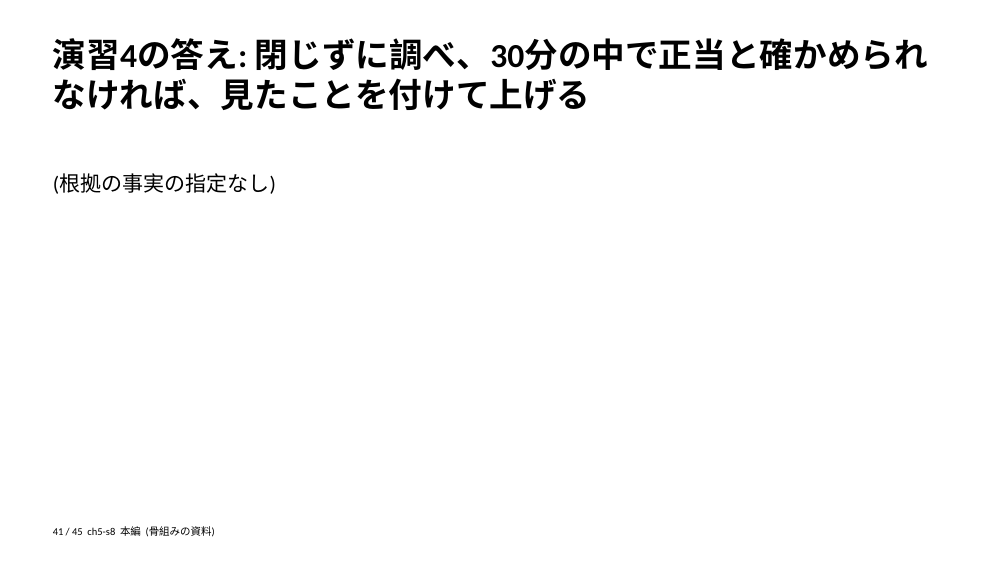
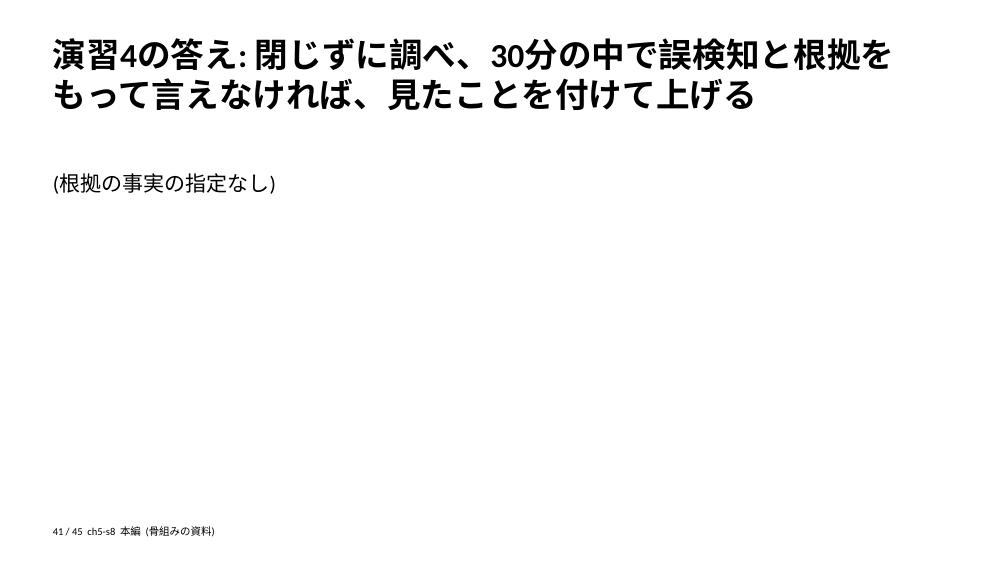
Before and after one commit to zyuuryuu/PPTX-Planner, a slide deck: slide 41 of trial/deck/preview/skeleton.pptx. Drawn at 1008x567 pixels with LibreOffice and Linux fonts; fonts in the diff are those of the drawing. Boxes give left, top, right and bottom in pixels: in the first picture for what was removed or moved away, otherwise in the second. Text is boxed around its words. In the diff, an @@ line names an element or a change of style, - is before the commit and + after.

```diff
--- a/trial/deck/preview/skeleton.pptx
+++ b/trial/deck/preview/skeleton.pptx
@@ text at (53, 38, 894, 110): text changed @@
-演習4の答え: 閉じずに調べ、30分の中で正当と確かめられなければ、見たことを付けて上げる
+演習4の答え: 閉じずに調べ、30分の中で誤検知と根拠をもって言えなければ、見たことを付けて上げる
```
Also in this commit, not shown: 6 other slides changed, 5 other files.
